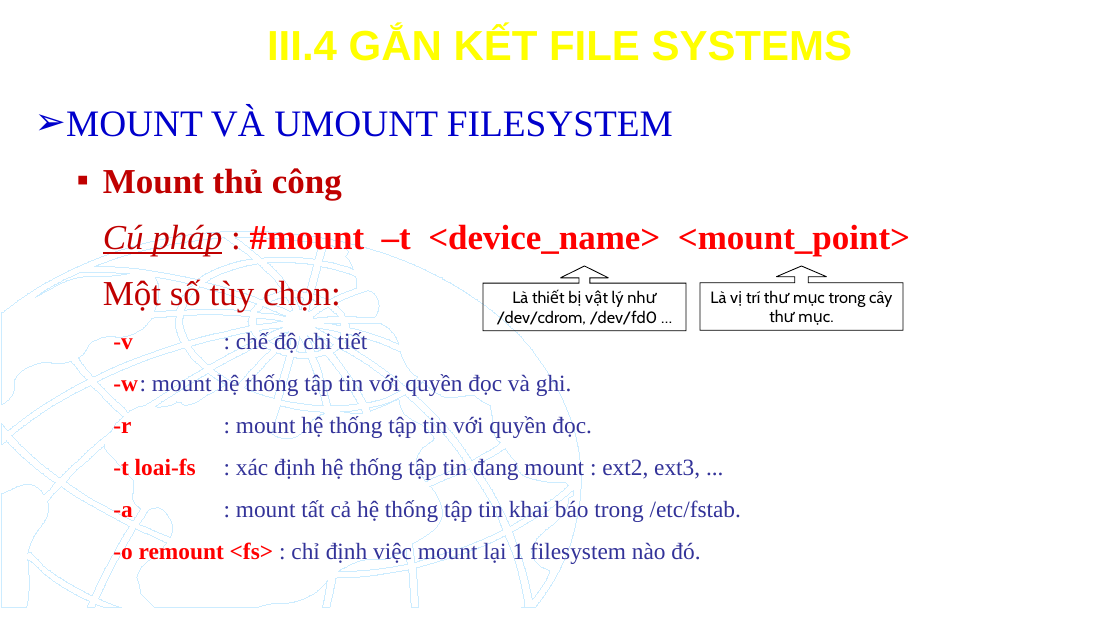
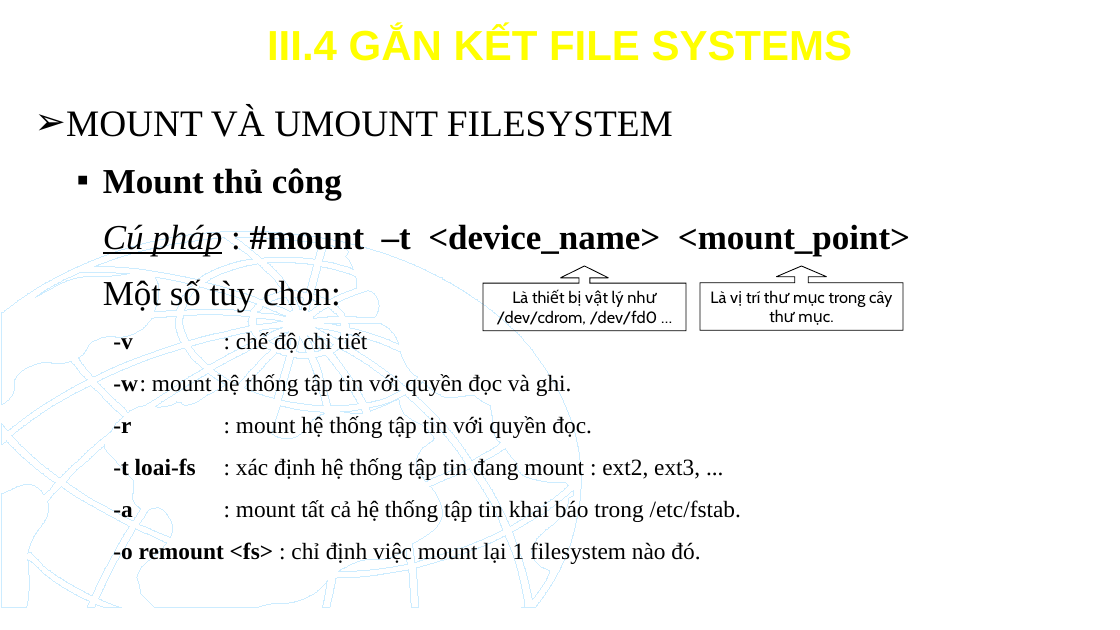
Before and after one commit to TikTzuki/SGU-Project, a slide deck: slide 36 of Open Source OS/CHƯƠNG 4.pptx. Drawn at 1120x630 pixels with LibreOffice and Linux fonts; fonts in the diff are those of the drawing; background and template pictures are left out. Boxes give left, top, right and bottom in pixels: in the first picture for what was removed or moved away, otherwise in the second. Text is boxed around its words. In the diff, an @@ line names an element or a change of style, - is before the commit and + after.

```diff
--- a/Open Source OS/CHƯƠNG 4.pptx
+++ b/Open Source OS/CHƯƠNG 4.pptx
@@ text "MOUNT VÀ UMOUNT FILESYSTEM" at box(66, 108, 910, 565): text colour #0000CC to #000000 in "MOUNT VÀ UMOUNT FILESYSTEM"; text colour #C00000 to #000000 in "Mount thủ công", "Cú pháp :", "Một số tùy chọn:"; text colour #FF0000 to #000000 in "#mount –t <device_name> <mount_point>", "-v", "-w", "-r" and 3 more places; text colour #333399 to #000000 in ": chế độ chi tiết", ": mount hệ thống tập tin với ...", ": mount hệ thống tập tin với ...", ": xác định hệ thống tập tin ..." and 2 more places @@
```
Also in this commit, not shown: 38 other slides changed, 11 other files.
